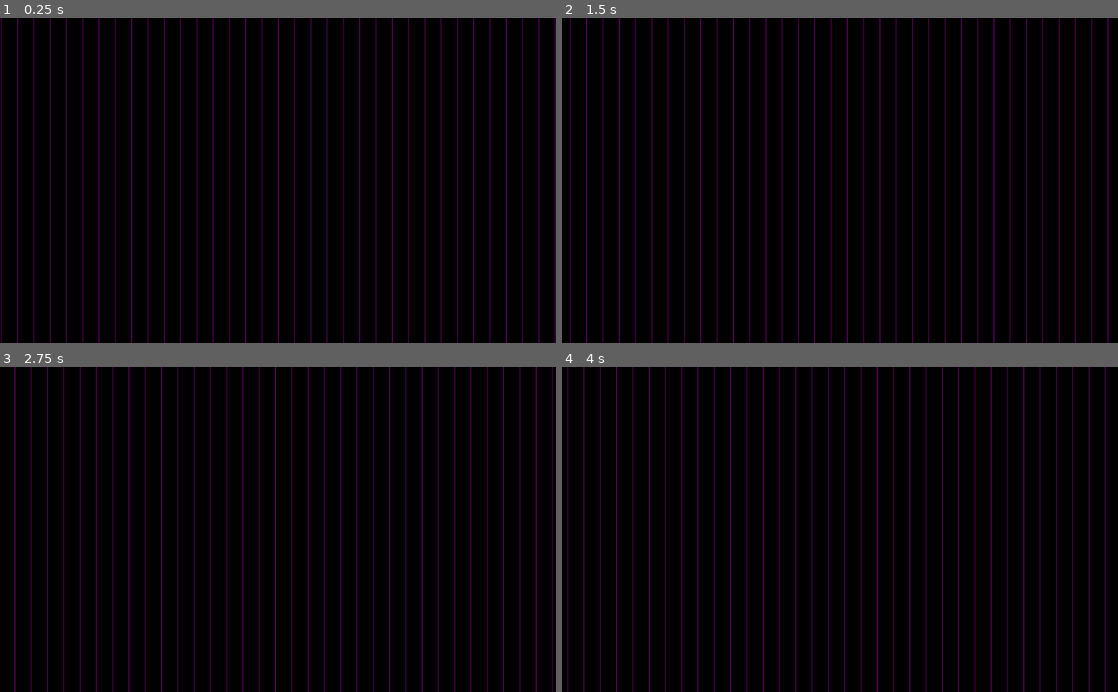
Above: before the commit, frames 1-4 (two rows, left to right).
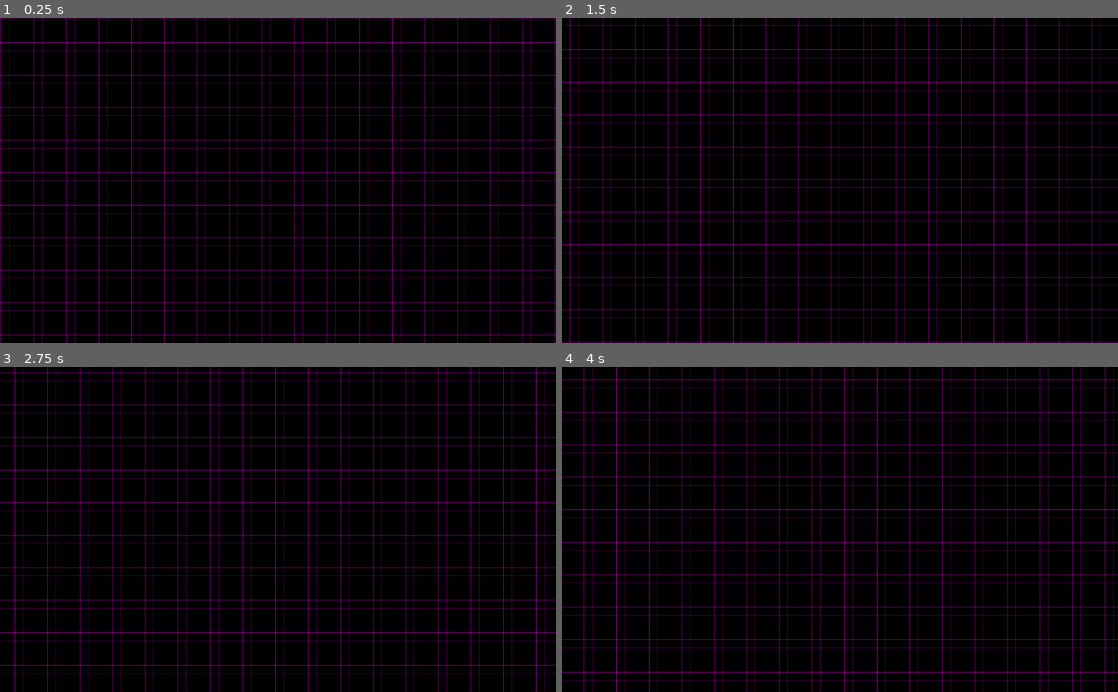
Above: after the commit, the same moments.

Repository: Rabid-Shark-Games/Dungeons-and-Delta
Game: Godot game, scene res://Scenes/Combat.tscn
The game is run twice, just before and just after one commit, with the same random seed, the same clock (stepped at 60 frames per second) and the same inputs. The project has no main scene, so this scene is started directly.
Inputs:
- Up to frame 1 (0.25 s): no input
- Up to frame 2 (1.5 s): no input
- Up to frame 3 (2.75 s): no input
- Up to frame 4 (4 s): no input

The runs differ from the first frame. In frame 1, 9.7% of the frame differs, in the area x 0-100%, y 0-100%; in frame 2, 9.3%; in frame 3, 9.3%; in frame 4, 9.6%.

Commit message:
Update Combat.tscn
Finish shaders >:)

Diff:
--- a/dungeons_and_delta_client/Scenes/Combat.tscn
+++ b/dungeons_and_delta_client/Scenes/Combat.tscn
@@ -1,21 +1,37 @@
 [gd_scene load_steps=3 format=2]
 
-[sub_resource type="Shader" id=24]
+[sub_resource type="Shader" id=1]
 code = "shader_type canvas_item;
 
 void fragment(){
 	//Time is a float which is in seconds
 
-	vec2 square_size = vec2(30, 30);
-	if ((int(FRAGCOORD.x) % int(square_size.x)) - (int(TIME * 10.0) % 30) == 0) {
+	vec2 square_size = vec2(60, 60);
+	// Top squares
+
+	if ((int(FRAGCOORD.x) % int(square_size.x)) - (int(TIME * 10.0) % int(square_size.x)) == 0) {
 		COLOR.a = 1.0;
 	} else {
 		COLOR.a = 0.0;
 	}
+
+	if ((int(FRAGCOORD.y) % int(square_size.y)) - (int(TIME * -10.0) % int(square_size.y)) == 0) {
+		COLOR.a += 1.0;
+	}
+
+	// Bottom squares
+
+	if ((int(FRAGCOORD.x - 15.0) % int(square_size.x)) - (int(TIME * 10.0) % int(square_size.x)) == 0) {
+		COLOR.a += 0.5;
+	}
+
+	if ((int(FRAGCOORD.y + 15.0) % int(square_size.y)) - (int(TIME * -10.0) % int(square_size.y)) == 0) {
+		COLOR.a += 0.5;
+	}
 }"
 
-[sub_resource type="ShaderMaterial" id=25]
-shader = SubResource( 24 )
+[sub_resource type="ShaderMaterial" id=2]
+shader = SubResource( 1 )
 
 [node name="Combat" type="ColorRect"]
 anchor_right = 1.0
Not shown: 1 places in dungeons_and_delta_client/Scenes/Combat.tscn that only renumber resources
